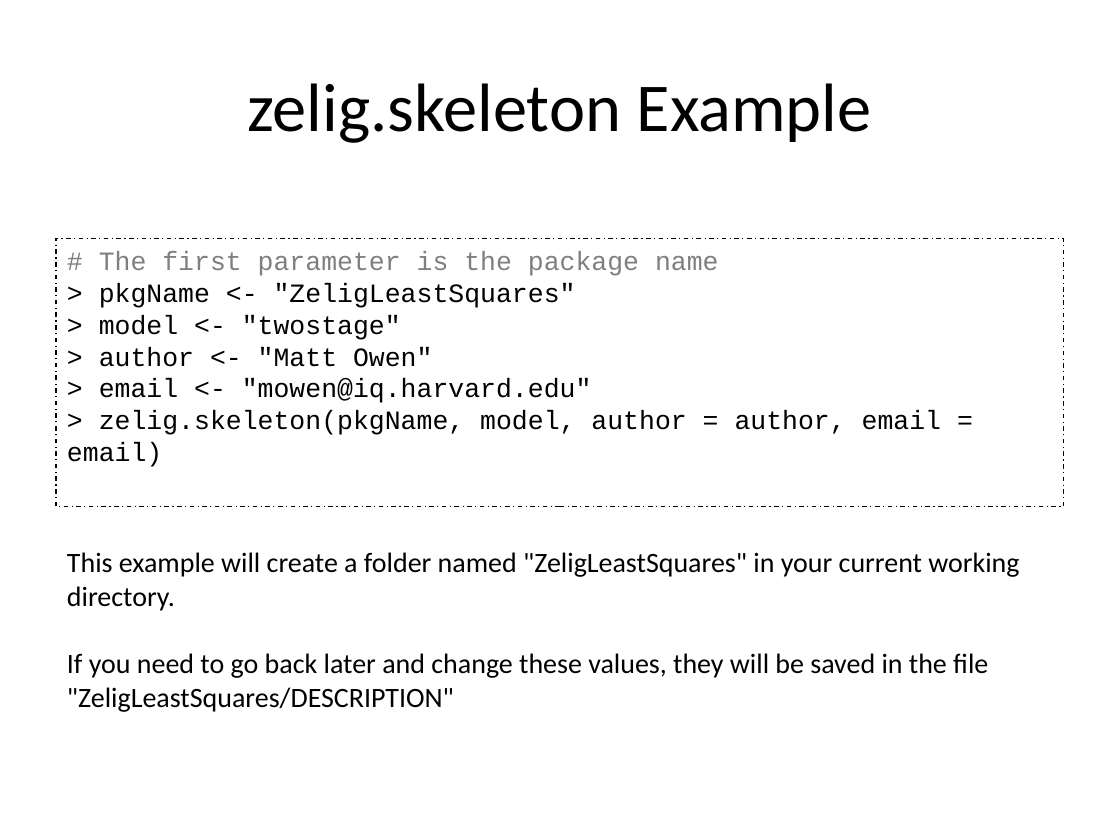
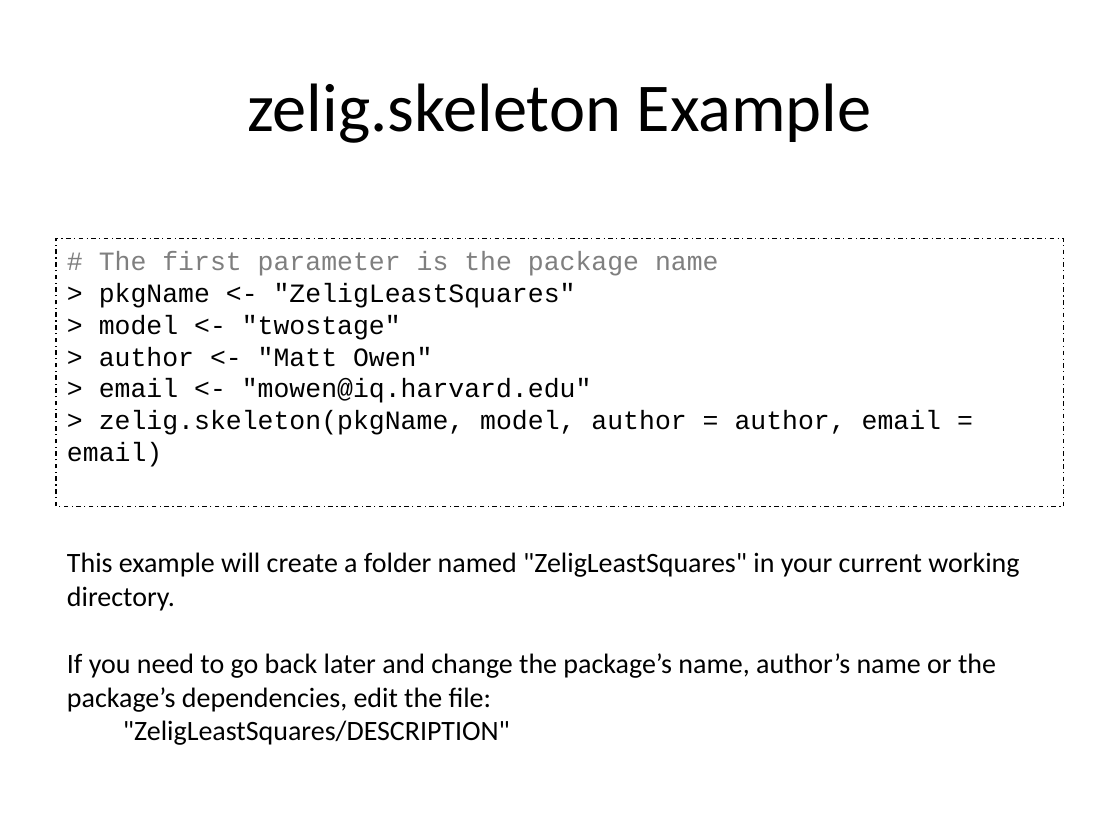
Before and after one commit to IQSS/Zelig4-Documentation, a slide deck: slide 28 of January-Class/Zelig4_zelig2.pptx (slide 27 before the commit). Drawn at 1120x840 pixels with LibreOffice and Linux fonts; fonts in the diff are those of the drawing. Boxes give left, top, right and bottom in pixels: in the first picture for what was removed or moved away, otherwise in the second. Text is boxed around its words. In the diff, an @@ line names an element or a change of style, - is before the commit and + after.

Commit message:
Edits to zelig2

```diff
--- a/January-Class/Zelig4_zelig2.pptx
+++ b/January-Class/Zelig4_zelig2.pptx
@@ text at [67,653,996,745]: text changed @@
-If you need to go back later and change these values, they will be saved in the file "ZeligLeastSquares/DESCRIPTION"
+If you need to go back later and change the package’s name, author’s name or the package’s dependencies, edit the file:
+"ZeligLeastSquares/DESCRIPTION"
```
Also in this commit, not shown: 13 other slides changed, 6 slides added, 6 slides removed.
